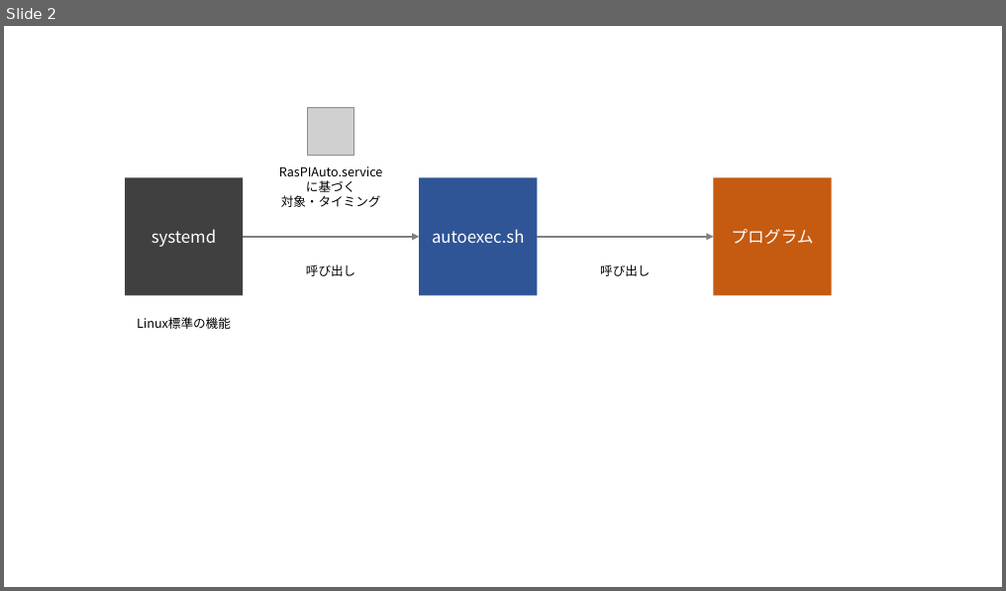
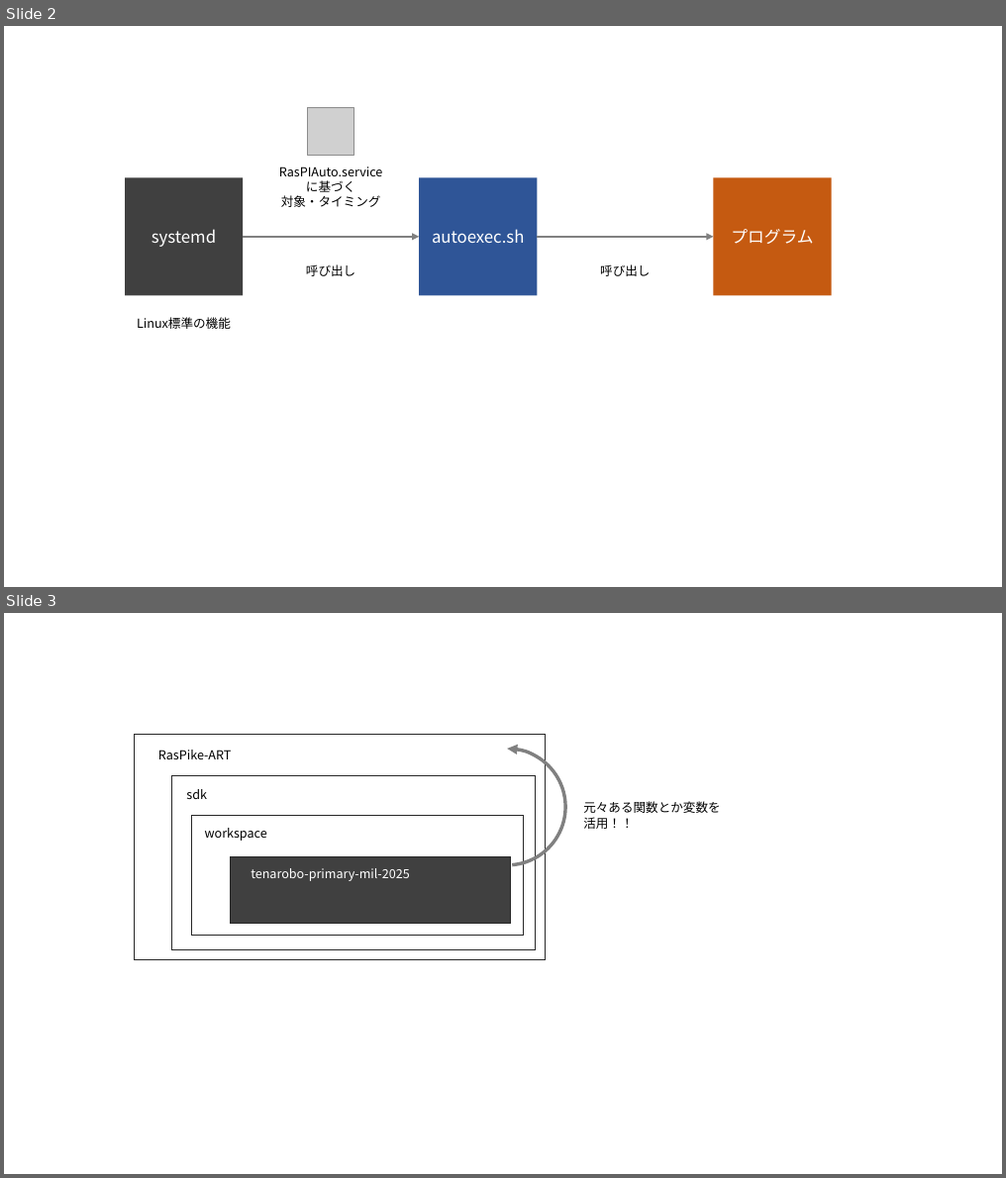
Before and after one commit to miyoshiyuu-systena/tenarobo-primary-mil-2025, a slide deck: asset/asset-factory.pptx. Shown one above the other, each under a label of ours: slide 2 before the commit, slides 2 and 3 after it. The pictures are 1006x591 and 1006x1178 pixels, drawn with LibreOffice and Linux fonts; fonts in the diff are those of the drawing; grey boxes stand for pictures. Boxes give left, top, right and bottom in pixels: in the first picture for what was removed or moved away, otherwise in the second. Text is boxed around its words. In the diff, an @@ line names an element or a change of style, - is before the commit and + after.

```diff
--- a/asset/asset-factory.pptx
+++ b/asset/asset-factory.pptx
@@ slide 3 added at [4,613,1002,1174], background #FFFFFF @@
@@ rectangle added at [135,735,546,960], outline #262626 1 pt @@
@@ text added at [158,750,232,760], 12 pt, text #000000 @@
+RasPike-ART
@@ arc (boxed as its full ellipse) added at [449,749,565,865], outline #808080 3.25 pt @@
@@ rectangle added at [171,776,536,950], outline #262626 1 pt @@
@@ text added at [186,789,207,799], 12 pt, text #000000 @@
+sdk
@@ rectangle added at [192,816,524,936], outline #262626 1 pt @@
@@ text added at [583,801,720,829], 12 pt, text #000000 @@
+元々ある関数とか変数を
+活用！！
@@ text added at [205,828,267,841], 12 pt, text #000000 @@
+workspace
@@ rectangle added at [230,858,510,924], fill #404040, outline #262626 1 pt @@
@@ text added at [251,868,410,881], 12 pt, text #FFFFFF @@
+tenarobo-primary-mil-2025
```
Also in this commit, not shown: 8 other files.
